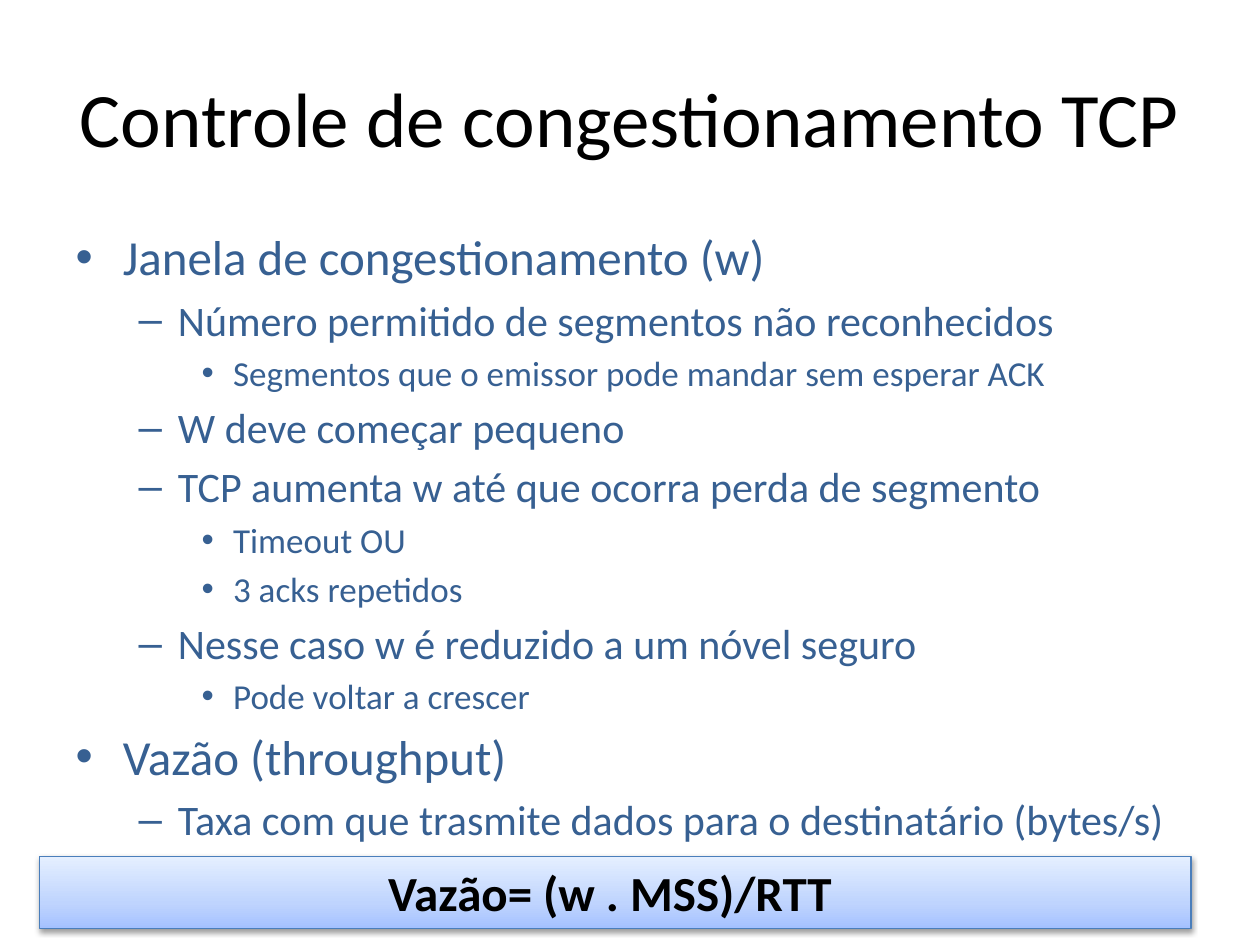
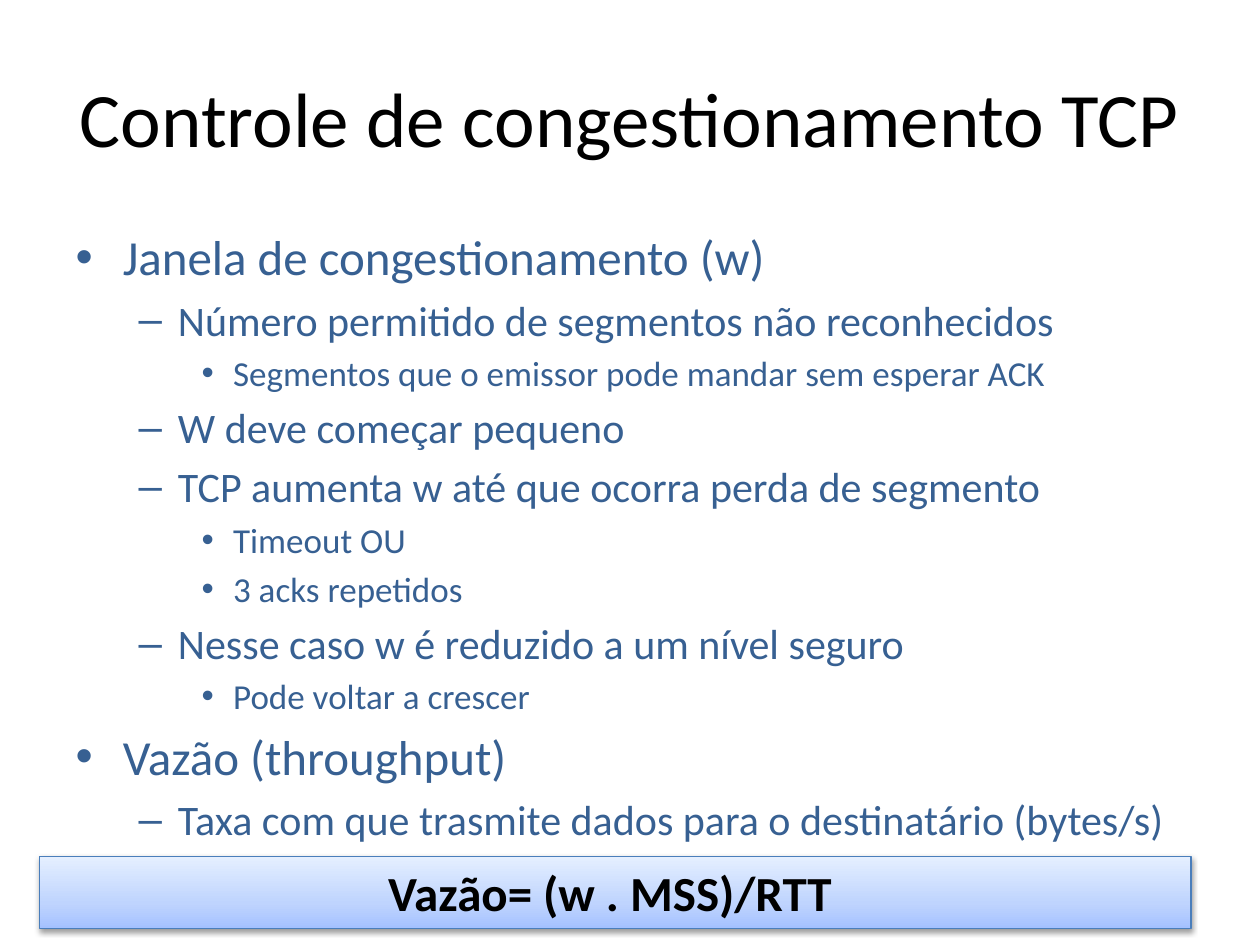
Before and after one commit to niviaquental/niviaquental.github.io, a slide deck: slide 11 of Presentations/Aula06-Transporte-TCP-Controle/06-Transporte-TCP-Controle.pptx. Drawn at 1260x945 pixels with LibreOffice and Linux fonts; fonts in the diff are those of the drawing; background and template pictures are left out. Boxes give left, top, right and bottom in pixels: in the first picture for what was removed or moved away, otherwise in the second. Text is boxed around its words. In the diff, an @@ line names an element or a change of style, - is before the commit and + after.

Commit message:
Aula06-Transporte-TCP-Controle

```diff
--- a/Presentations/Aula06-Transporte-TCP-Controle/06-Transporte-TCP-Controle.pptx
+++ b/Presentations/Aula06-Transporte-TCP-Controle/06-Transporte-TCP-Controle.pptx
@@ text at box(178, 630, 904, 667): text changed @@
-  – Nesse caso w é reduzido a um nóvel seguro
+  – Nesse caso w é reduzido a um nível seguro
```
Also in this commit, not shown: 4 other slides changed, 2 other files.
